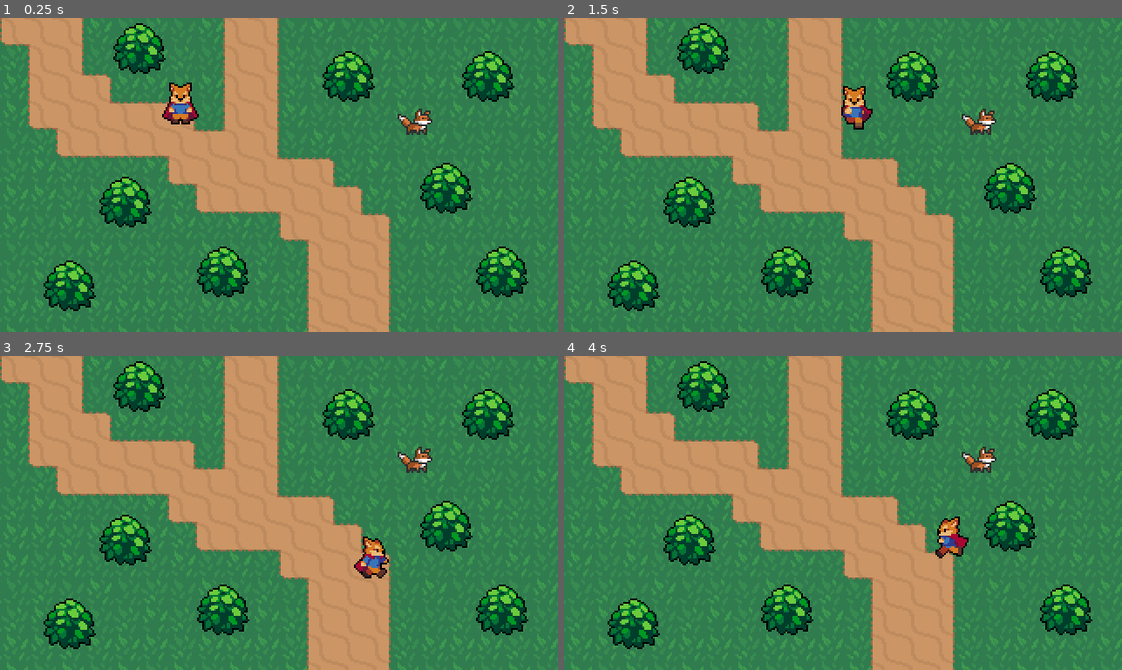
Above: before the commit, frames 1-4 (two rows, left to right).
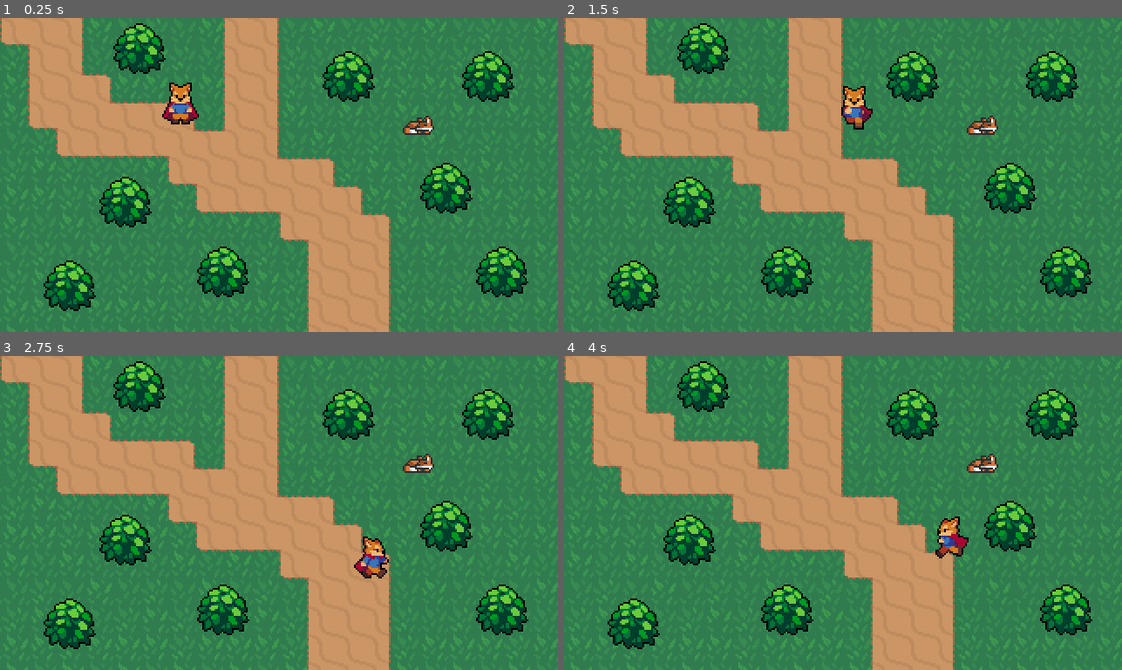
Above: after the commit, the same moments.

Repository: mstill3/RPG-Game
Game: Godot game, scene res://World.tscn
Same seed, same stepped clock (60 frames per second), same inputs: the game is played once before the commit and once after it.
Inputs:
- Up to frame 1 (0.25 s): no input
- Up to frame 2 (1.5 s): tap Enter at 0.5 s; hold Right (ui_right) 0.53-1.28 s; hold Down (ui_down) from 1.28 s (still down)
- Up to frame 3 (2.75 s): release Down (ui_down) at 2.03 s; hold Right (ui_right) from 2.03 s (still down)
- Up to frame 4 (4 s): release Right (ui_right) at 2.78 s; hold Up (ui_up) 2.78-3.53 s; hold Left (ui_left) from 3.53 s (still down)

The runs differ from the first frame. In frame 1, 0.3% of the frame differs, in the area x 71-78%, y 28-38%; in frame 2, 0.3%; in frame 3, 0.3%; in frame 4, 0.3%.

Commit message:
Added music and added credits

Diff:
--- a/Animals/Fox/Fox.tscn
+++ b/Animals/Fox/Fox.tscn
@@ -6,15 +6,51 @@
 radius = 1.0
 height = 10.0
 
+[sub_resource type="Animation" id=2]
+resource_name = "Sleep"
+length = 0.6
+loop = true
+tracks/0/type = "value"
+tracks/0/path = NodePath("Sprite:frame")
+tracks/0/interp = 1
+tracks/0/loop_wrap = true
+tracks/0/imported = false
+tracks/0/enabled = true
+tracks/0/keys = {
+"times": PoolRealArray( 0, 0.1, 0.2, 0.3, 0.4, 0.5 ),
+"transitions": PoolRealArray( 1, 1, 1, 1, 1, 1 ),
+"update": 1,
+"values": [ 70, 71, 72, 73, 74, 75 ]
+}
+
+[sub_resource type="AnimationNodeAnimation" id=3]
+animation = "Sleep"
+
+[sub_resource type="AnimationNodeStateMachine" id=4]
+states/Sleep/node = SubResource( 3 )
+states/Sleep/position = Vector2( 377.5, 104 )
+start_node = "Sleep"
+
+[sub_resource type="AnimationNodeStateMachinePlayback" id=5]
+
 [node name="Fox" type="StaticBody2D"]
 
 [node name="Sprite" type="Sprite" parent="."]
 position = Vector2( -1, -13 )
 texture = ExtResource( 1 )
 vframes = 7
-hframes = 13
+hframes = 14
+frame = 70
 
 [node name="CollisionShape2D" type="CollisionShape2D" parent="."]
-position = Vector2( -1, 0 )
 rotation = -1.5708
 shape = SubResource( 1 )
+
+[node name="AnimationPlayer" type="AnimationPlayer" parent="."]
+anims/Sleep = SubResource( 2 )
+
+[node name="AnimationTree" type="AnimationTree" parent="."]
+tree_root = SubResource( 4 )
+anim_player = NodePath("../AnimationPlayer")
+active = true
+parameters/playback = SubResource( 5 )
--- a/World.tscn
+++ b/World.tscn
@@ -5,7 +5,7 @@
 [ext_resource path="res://Animals/Fox/Fox.tscn" type="PackedScene" id=3]
 [ext_resource path="res://World/GrassBackground.png" type="Texture" id=4]
 [ext_resource path="res://World/DirtTileset.png" type="Texture" id=5]
-[ext_resource path="res://Audio/Music/1. Day Out.wav" type="AudioStream" id=6]
+[ext_resource path="res://Audio/Music/out_and_about.wav" type="AudioStream" id=6]
 [ext_resource path="res://World.gd" type="Script" id=7]
 
 [sub_resource type="TileSet" id=1]
@@ -37,8 +37,9 @@
 script = ExtResource( 7 )
 
 [node name="Music" type="AudioStreamPlayer2D" parent="."]
+position = Vector2( 160, 96 )
 stream = ExtResource( 6 )
-volume_db = -10.0
+volume_db = -5.0
 autoplay = true
 area_mask = 1048575
 
@@ -48,7 +49,7 @@
 region_enabled = true
 region_rect = Rect2( 0, 0, 320, 180 )
 
-[node name="TileMap" type="TileMap" parent="."]
+[node name="DirtPathTileMap" type="TileMap" parent="."]
 tile_set = SubResource( 1 )
 cell_size = Vector2( 16, 16 )
 format = 1
@@ -65,18 +66,6 @@
 [node name="Bush" parent="YSort" instance=ExtResource( 1 )]
 position = Vector2( 80, 24 )
 
-[node name="Bush7" parent="YSort" instance=ExtResource( 1 )]
-position = Vector2( 288, 152 )
-
-[node name="Bush8" parent="YSort" instance=ExtResource( 1 )]
-position = Vector2( 280, 40 )
-
-[node name="Bush6" parent="YSort" instance=ExtResource( 1 )]
-position = Vector2( 72, 112 )
-
-[node name="Bush5" parent="YSort" instance=ExtResource( 1 )]
-position = Vector2( 40, 160 )
-
 [node name="Bush2" parent="YSort" instance=ExtResource( 1 )]
 position = Vector2( 200, 40 )
 
@@ -85,3 +74,15 @@
 
 [node name="Bush4" parent="YSort" instance=ExtResource( 1 )]
 position = Vector2( 256, 104 )
+
+[node name="Bush5" parent="YSort" instance=ExtResource( 1 )]
+position = Vector2( 40, 160 )
+
+[node name="Bush6" parent="YSort" instance=ExtResource( 1 )]
+position = Vector2( 72, 112 )
+
+[node name="Bush7" parent="YSort" instance=ExtResource( 1 )]
+position = Vector2( 288, 152 )
+
+[node name="Bush8" parent="YSort" instance=ExtResource( 1 )]
+position = Vector2( 280, 40 )
Not shown: 1 places in Animals/Fox/Fox.tscn that only renumber resources
Not shown, added: Audio/Music/out_and_about.wav.import
Not shown, added: Audio/Music/out_and_about.wav
Not shown, added: credits.md
